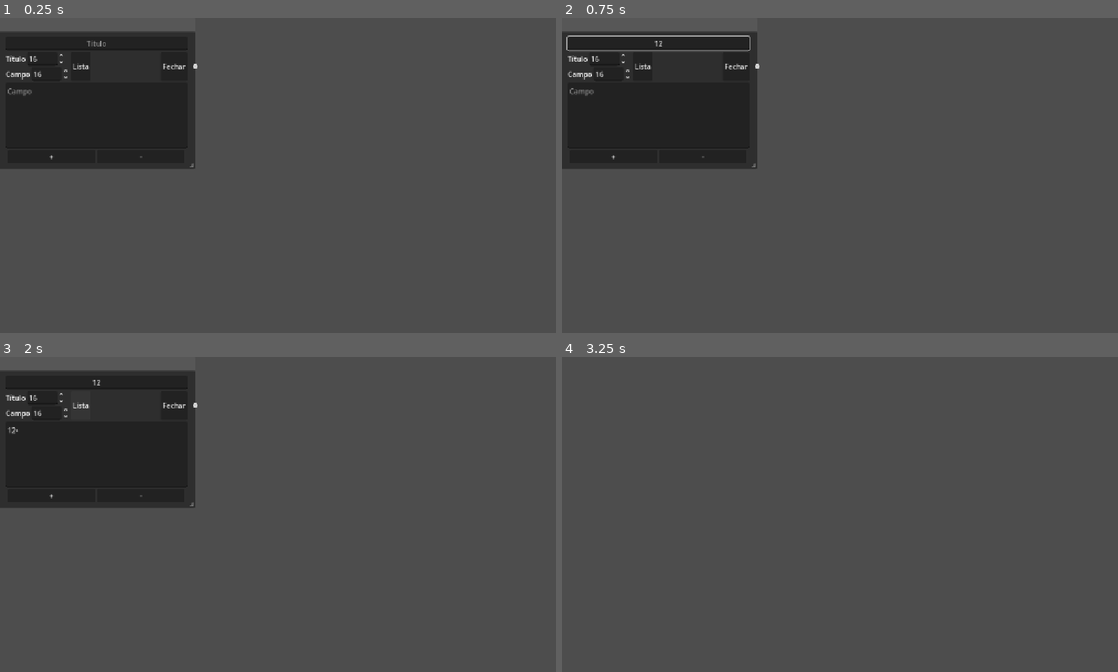
Above: before the commit, frames 1-4 (two rows, left to right).
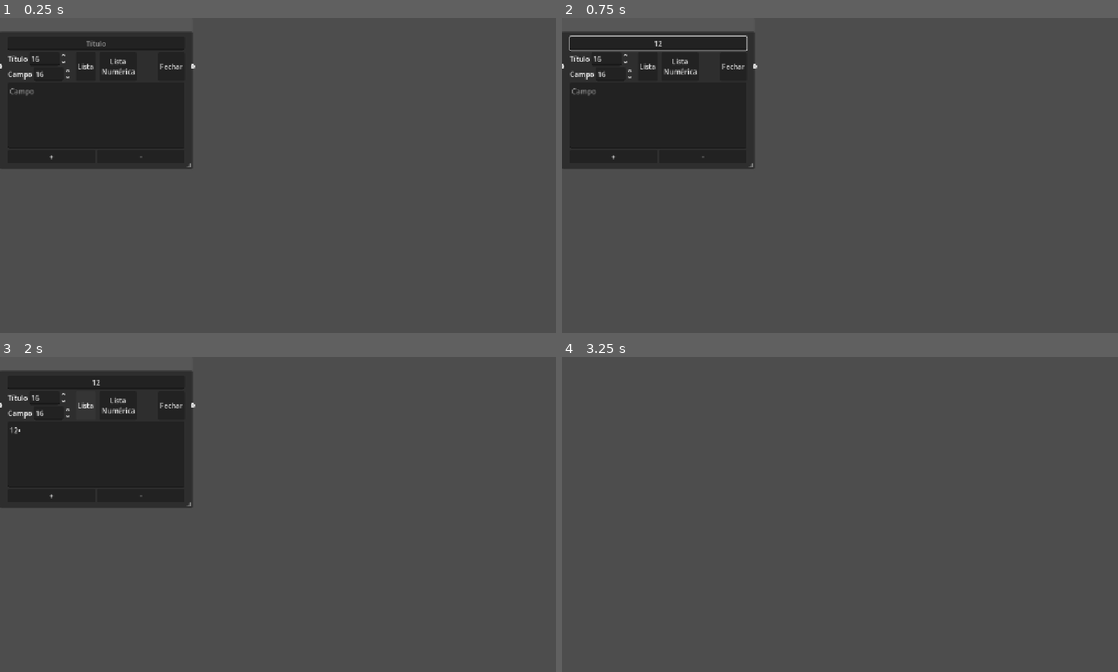
Above: after the commit, the same moments.

Repository: Miguel-de-Souza/Map-infinity
Game: Godot game, scene res://tscn/graph_node.tscn
Two runs of this game, one before a commit and one after it. Both use one fixed random seed, a clock stepped at 60 frames per second and the inputs below. This scene is started directly instead of the project's main scene.
Inputs (mouse positions are in pixels of both pictures, inside the frame that each line leads up to):
- Up to frame 1 (0.25 s): no input
- Up to frame 2 (0.75 s): click (656, 43) at 0.52 s; type "12" at 0.6 s
- Up to frame 3 (2 s): click (94, 454) at 0.75 s; type "12" at 0.83 s; click "Lista" at 1.25 s
- Up to frame 4 (3.25 s): click (678, 404) at 2 s, where only the run after the commit has a clickable "Lista Numérica"; click "Fechar" at 2.75 s

The runs differ from the first frame. In frame 1, 0.6% of the frame differs, in the area x 0-36%, y 4-48%; in frame 2, 0.7%; in frame 3, 0.6%; in frame 4, nothing differs.

Commit message:
adicionado um novo item ao Bloco Texto (0.0.5)
Agora tem como criar uma lista numérica em um Bloco de Texto

Diff:
--- a/Scripts/graph_node.gd
+++ b/Scripts/graph_node.gd
@@ -126,15 +126,36 @@
 	set_slot(slots_add, false, 0, Color.WHITE, false, 0, Color.WHITE)
 
 
+var type_list:= "ponto"
+
+var num_count := 1
+
 func _input(event):
-	if event is InputEventKey and event.pressed:
-		if event.keycode == KEY_ENTER:
-			var line = note.get_line(note.get_caret_line())
+	if type_list == "ponto":
+		if event is InputEventKey and event.pressed:
+			if event.keycode == KEY_ENTER:
+				var line = note.get_line(note.get_caret_line())
 
-			if line.begins_with("• "):
-				await get_tree().process_frame
-				note.insert_text_at_caret("• ")
+				if line.begins_with("• "):
+					await get_tree().process_frame
+					note.insert_text_at_caret("• ")
 
+	elif type_list == "num":
+		if event is InputEventKey and event.pressed:
+			if event.keycode == KEY_ENTER:
+				var line = note.get_line(note.get_caret_line())
+
+				if line.begins_with(str(num_count)):
+					await get_tree().process_frame
+					num_count += 1
+					note.insert_text_at_caret(str(num_count) + ". ")
 
 func _on_button_lista_pressed() -> void:
 	note.insert_text_at_caret("• ")
+	type_list = "ponto"
+
+
+func _on_button_list_num_pressed() -> void:
+	num_count = 1
+	note.insert_text_at_caret(str(num_count) + ". ")
+	type_list = "num"
--- a/tscn/graph_node.tscn
+++ b/tscn/graph_node.tscn
@@ -68,10 +68,11 @@
 [node name="Container Tool" type="HBoxContainer" parent="." unique_id=1614242062]
 layout_mode = 2
 size_flags_horizontal = 4
-theme_override_constants/separation = 160
+theme_override_constants/separation = 49
 
 [node name="Container Left" type="HBoxContainer" parent="Container Tool" unique_id=327237046]
 layout_mode = 2
+theme_override_constants/separation = 10
 
 [node name="Container Size" type="VBoxContainer" parent="Container Tool/Container Left" unique_id=958391021]
 layout_mode = 2
@@ -104,9 +105,14 @@
 max_value = 120.0
 value = 16.0
 
-[node name="Button Lista" type="Button" parent="Container Tool/Container Left" unique_id=548686957]
+[node name="Button List" type="Button" parent="Container Tool/Container Left" unique_id=548686957]
 layout_mode = 2
 text = "Lista"
+
+[node name="Button List Num" type="Button" parent="Container Tool/Container Left" unique_id=2061160296]
+layout_mode = 2
+text = "Lista
+Numérica"
 
 [node name="CheckBox" type="Button" parent="Container Tool" unique_id=499506831]
 layout_mode = 2
@@ -142,7 +148,8 @@
 [connection signal="node_selected" from="." to="." method="_on_node_selected"]
 [connection signal="value_changed" from="Container Tool/Container Left/Container Size/Container Size Title/Font Size Title" to="." method="_on_font_size_title_value_changed"]
 [connection signal="value_changed" from="Container Tool/Container Left/Container Size/Container Size Block/Font Size" to="." method="_on_font_size_value_changed"]
-[connection signal="pressed" from="Container Tool/Container Left/Button Lista" to="." method="_on_button_lista_pressed"]
+[connection signal="pressed" from="Container Tool/Container Left/Button List" to="." method="_on_button_lista_pressed"]
+[connection signal="pressed" from="Container Tool/Container Left/Button List Num" to="." method="_on_button_list_num_pressed"]
 [connection signal="pressed" from="Container Tool/CheckBox" to="." method="_on_check_box_pressed"]
 [connection signal="pressed" from="Container Slots/Button Add" to="." method="_on_button_add_pressed"]
 [connection signal="pressed" from="Container Slots/Button Sub" to="." method="_on_button_sub_pressed"]
